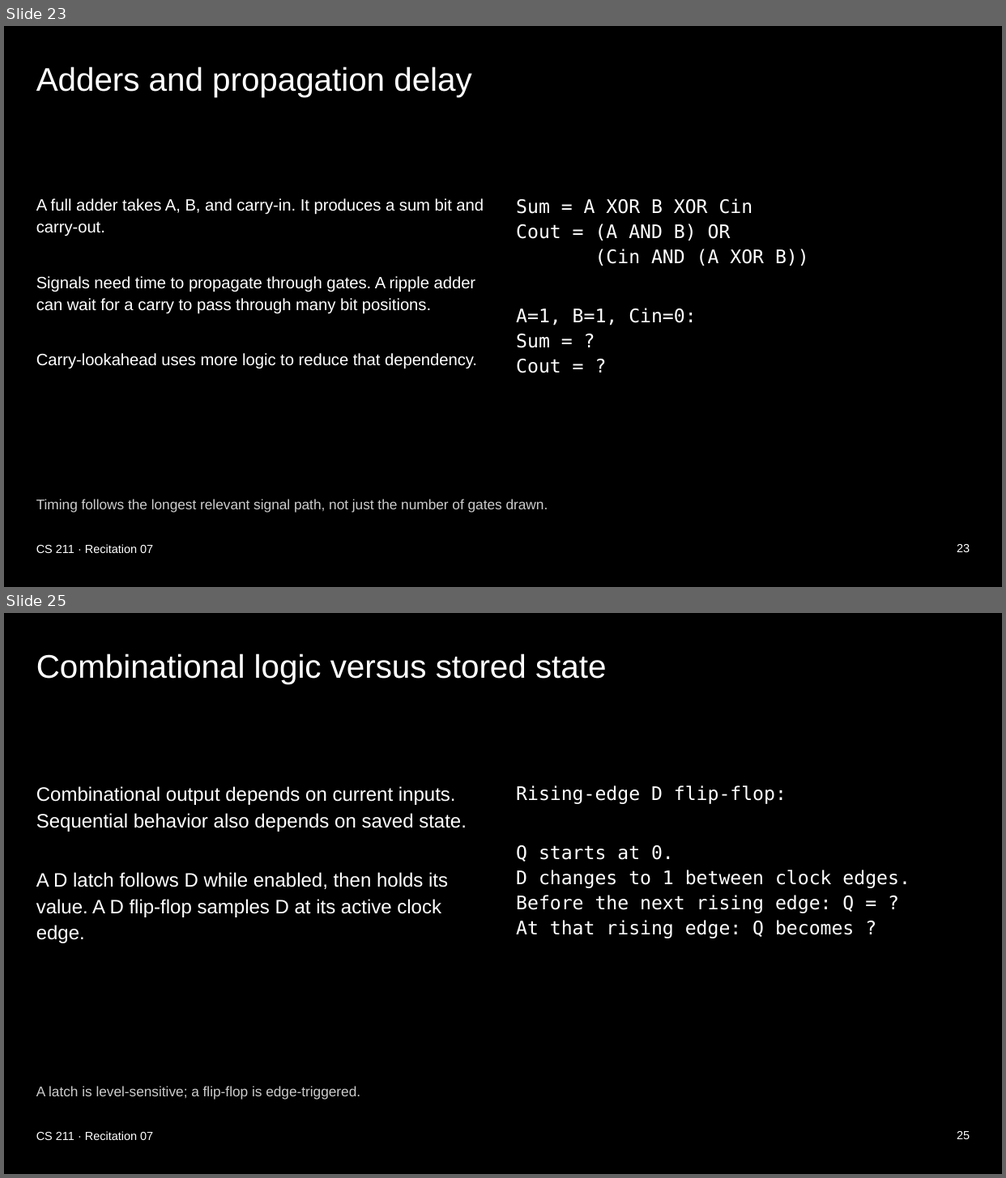
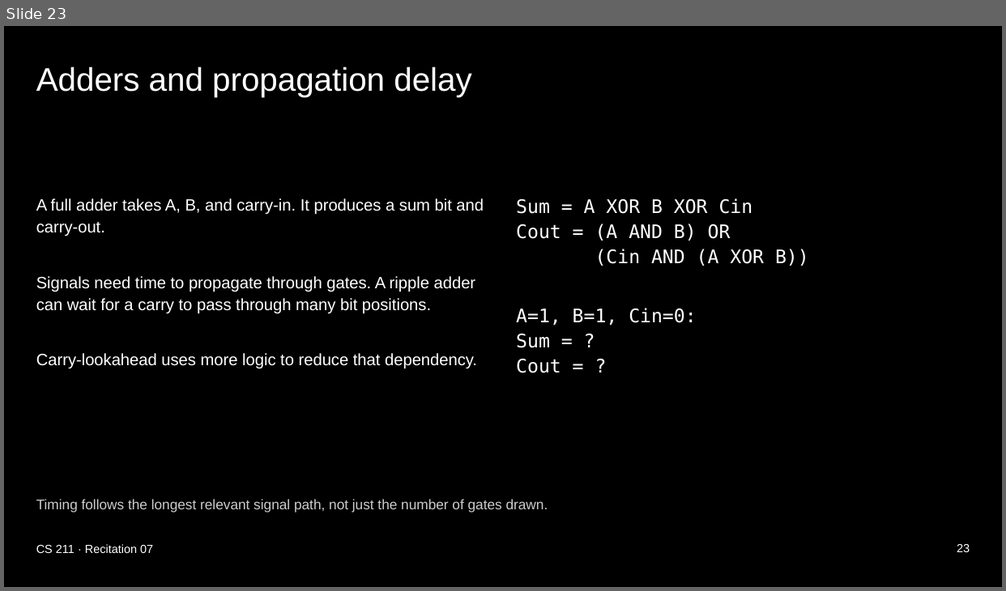
Before and after one commit to xsebby/portfolio, a slide deck: public/presentations/CS211_Recitation_7.pptx. Shown one above the other, each under a label of ours: slides 23 and 25 before the commit, slide 23 after it; the slides between them are not shown. The pictures are 1006x1178 and 1006x591 pixels, drawn with LibreOffice and Linux fonts; fonts in the diff are those of the drawing. Boxes give left, top, right and bottom in pixels: in the first picture for what was removed or moved away, otherwise in the second. Text is boxed around its words. In the diff, an @@ line names an element or a change of style, - is before the commit and + after.

```diff
--- a/public/presentations/CS211_Recitation_7.pptx
+++ b/public/presentations/CS211_Recitation_7.pptx
@@ slide 25 removed at bbox=[4, 613, 1002, 1174], background #000000 @@
@@ title removed at bbox=[36, 653, 606, 684] @@
-Combinational logic versus stored state
@@ text removed at bbox=[36, 786, 467, 943] @@
-Combinational output depends on current inputs. Sequential behavior also depends on saved state.
-A D latch follows D while enabled, then holds its value. A D flip-flop samples D at its active clock edge.
@@ text removed at bbox=[516, 786, 910, 939] @@
-Rising-edge D flip-flop:
-Q starts at 0.
-D changes to 1 between clock edges.
-Before the next rising edge: Q = ?
-At that rising edge: Q becomes ?
@@ text removed at bbox=[36, 1086, 360, 1100] @@
-A latch is level-sensitive; a flip-flop is edge-triggered.
@@ text removed at bbox=[36, 1131, 153, 1140] @@
-CS 211 · Recitation 07
@@ text removed at bbox=[957, 1131, 970, 1139] @@
-25
```
Also in this commit, not shown: 5 other slides removed, 1 other file.
